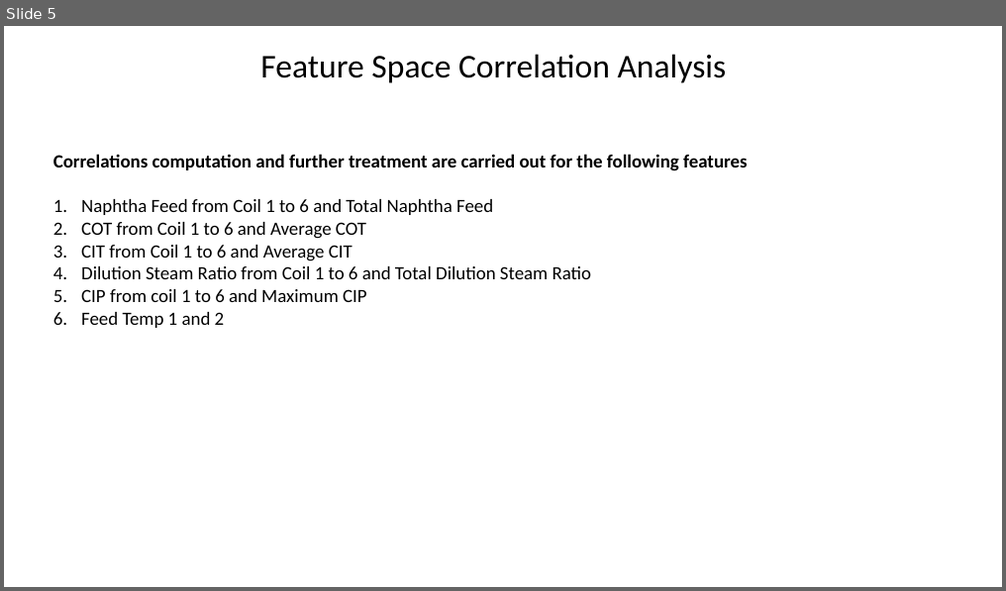
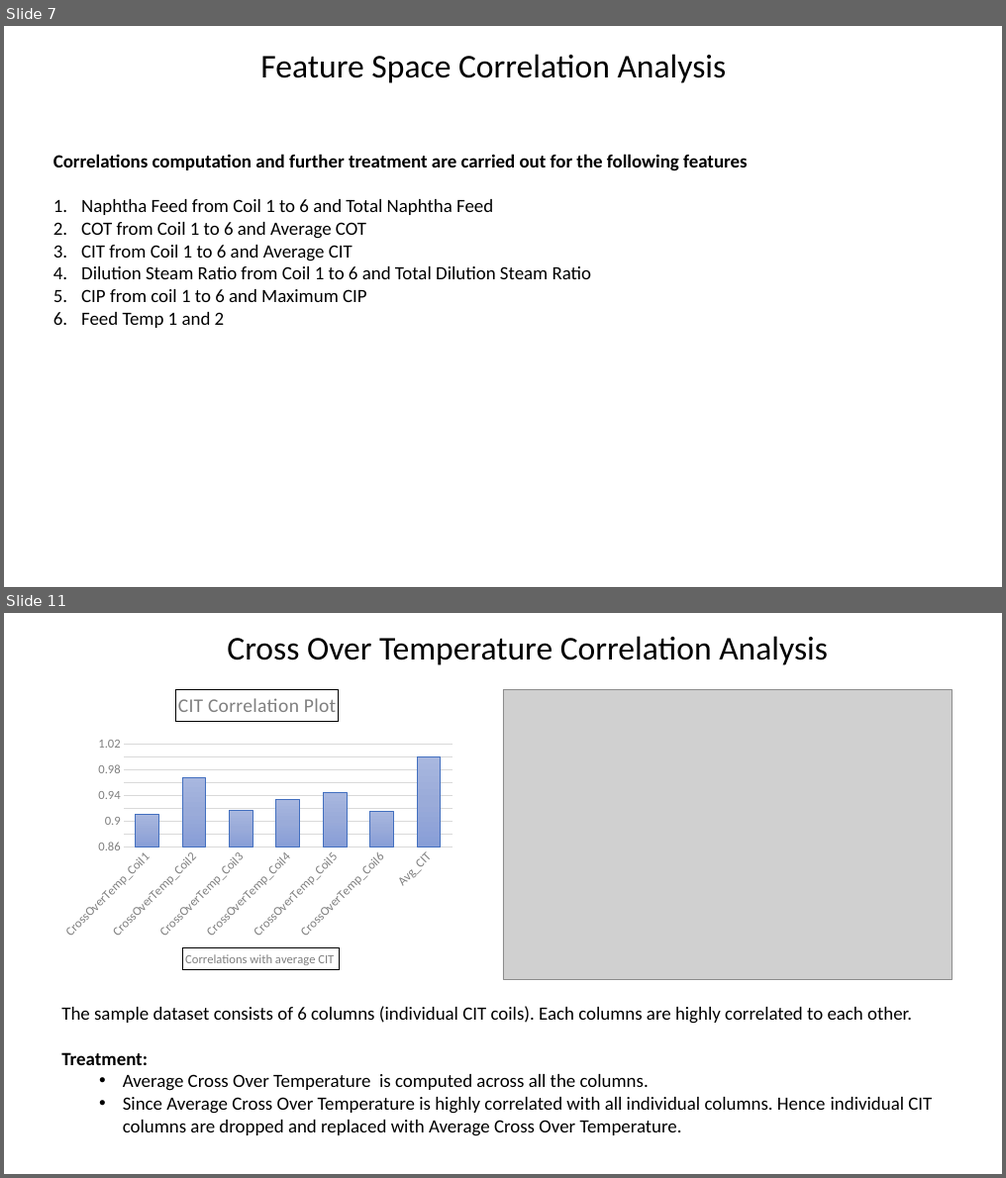
Before and after one commit to SabyasachiBhadra/CAP_106, a slide deck: CAP_106_Research_Env/EDA_Report/New Microsoft PowerPoint Presentation.pptx. Shown one above the other, each under a label of ours: slide 5 before the commit, slides 7 and 11 after it; the slides between them are not shown. The pictures are 1006x591 and 1006x1178 pixels, drawn with LibreOffice and Linux fonts; fonts in the diff are those of the drawing; grey boxes stand for pictures. Boxes give left, top, right and bottom in pixels: in the first picture for what was removed or moved away, otherwise in the second. Text is boxed around its words. In the diff, an @@ line names an element or a change of style, - is before the commit and + after.

```diff
--- a/CAP_106_Research_Env/EDA_Report/New Microsoft PowerPoint Presentation.pptx
+++ b/CAP_106_Research_Env/EDA_Report/New Microsoft PowerPoint Presentation.pptx
@@ slide 11 added at (x1=4, y1=613, x2=1002, y2=1174), background #FFFFFF @@
@@ text added at (x1=227, y1=636, x2=828, y2=665), 32 pt, text #000000 @@
+Cross Over Temperature Correlation Analysis
@@ column chart added at (x1=54, y1=689, x2=460, y2=980) @@
+title "CIT Correlation Plot "
+categories: CrossOverTemp_Coil1, CrossOverTemp_Coil2, CrossOverTemp_Coil3, CrossOverTemp_Coil4, CrossOverTemp_Coil5, CrossOverTemp_Coil6, Avg_CIT
+Series 1: 0.91, 0.97, 0.92, 0.93, 0.94, 0.92, 1
@@ picture added at (x1=503, y1=689, x2=951, y2=980) @@
@@ text added at (x1=61, y1=1006, x2=932, y2=1137), 18 pt, text #000000 @@
+The sample dataset consists of 6 columns (individual CIT coils). Each columns are highly correlated to each other.
+Treatment:
+  • Average Cross Over Temperature is computed across all the columns.
+  • Since Average Cross Over Temperature is highly correlated with all individual columns. Hence individual CIT columns are dropped and replaced with Average Cross Over Temperature.
@@ what was slide 5 is now slide 7 @@
```
Also in this commit, not shown: 6 other slides added, 23 other files.
